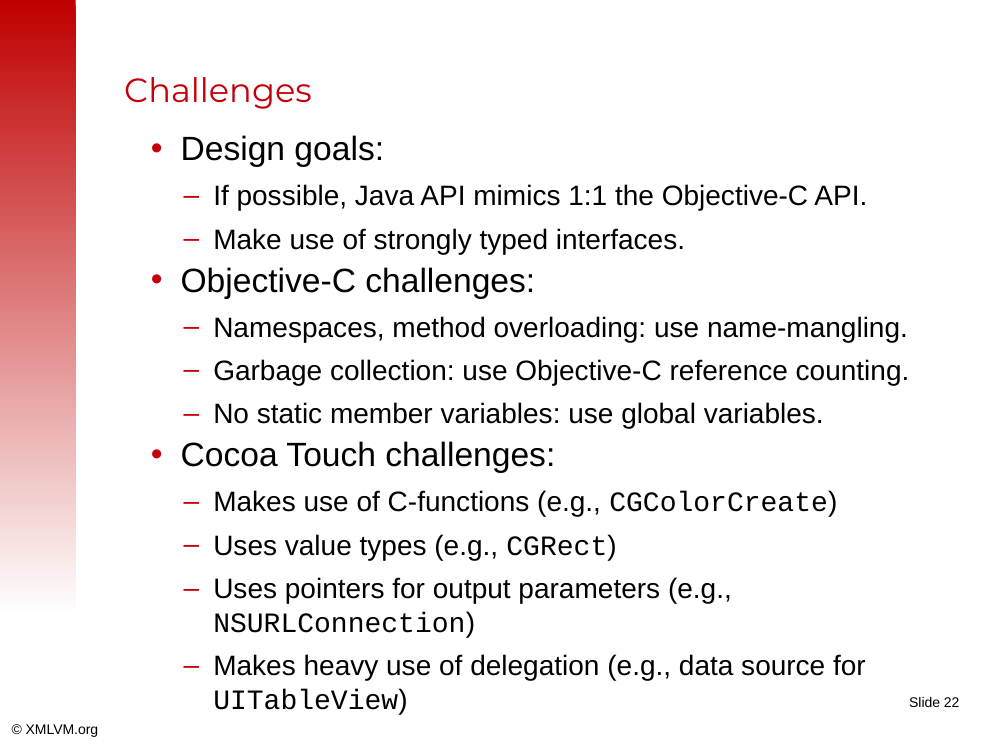
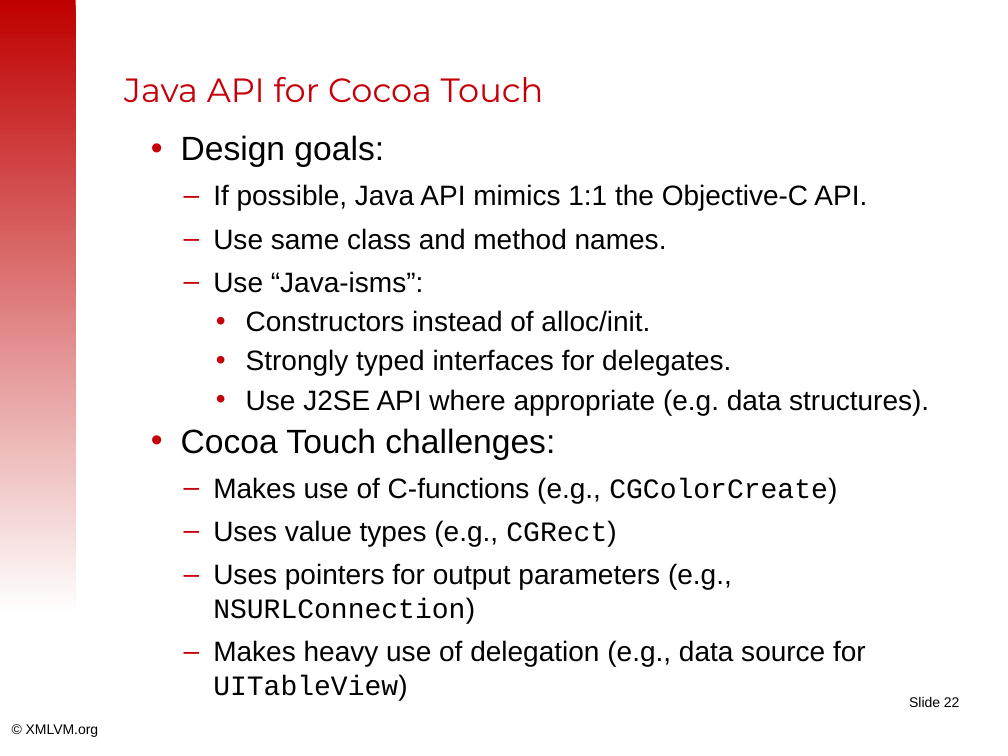
Before and after one commit to tisoft/xmlvm, a slide deck: slide 22 of doc/slides/android2iphone-master.odp. Drawn at 1008x756 pixels with LibreOffice and Linux fonts; fonts in the diff are those of the drawing; background and template pictures are left out. Boxes give left, top, right and bottom in pixels: in the first picture for what was removed or moved away, otherwise in the second. Text is boxed around its words. In the diff, an @@ line names an element or a change of style, - is before the commit and + after.

```diff
--- a/doc/slides/android2iphone-master.odp
+++ b/doc/slides/android2iphone-master.odp
@@ title at (124,77,544,103): text changed @@
-Challenges
+Java API for Cocoa Touch
@@ text at (213,228,929,415): text changed @@
-  – Make use of strongly typed interfaces.
-• Objective-C challenges:
-  – Namespaces, method overloading: use name-mangling.
-  – Garbage collection: use Objective-C reference counting.
-  – No static member variables: use global variables.
+  – Use same class and method names.
+  – Use “Java-isms”:
+    • Constructors instead of alloc/init.
+    • Strongly typed interfaces for delegates.
+    • Use J2SE API where appropriate (e.g. data structures).
```
Also in this commit, not shown: 15 other slides changed, 1 slide added.
